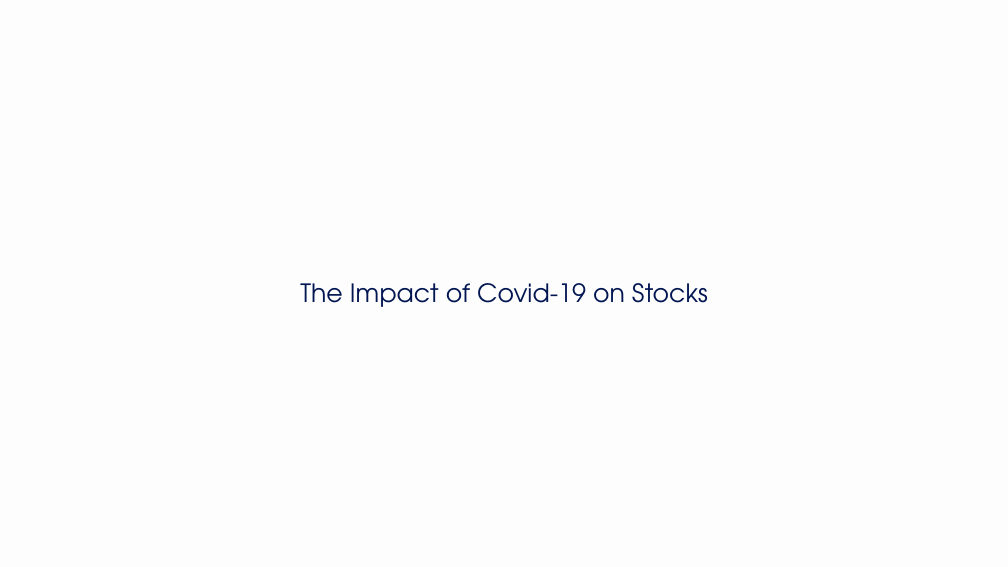
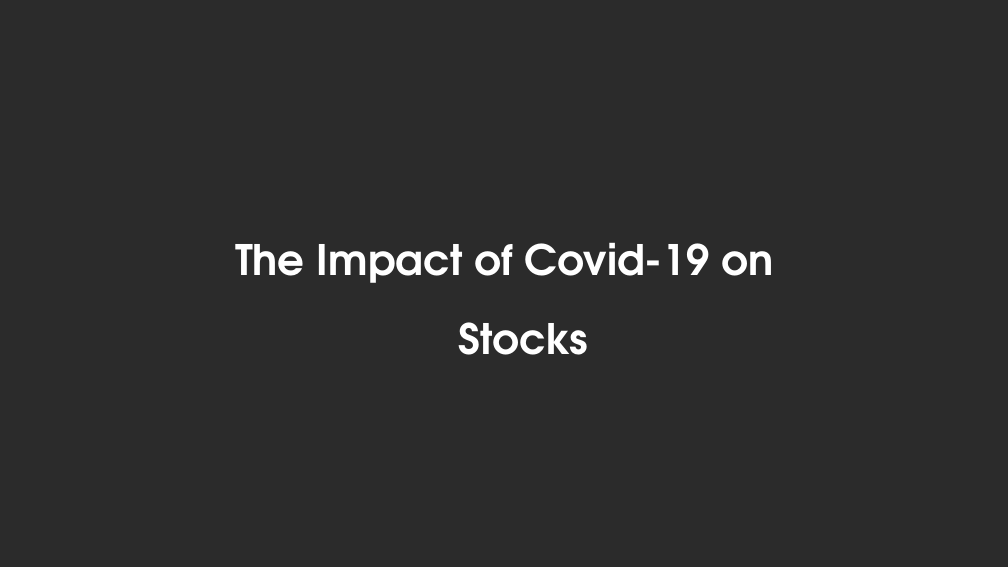
Before and after one commit to NikitaCase/stocks-vs-covid, a slide deck: slide 1 of stocksvscovid/Project 3 V1.pptx. Drawn at 1008x567 pixels with LibreOffice and Linux fonts; fonts in the diff are those of the drawing; background and template pictures are left out; a plain dark background stands for a picture behind light text. Boxes give left, top, right and bottom in pixels: in the first picture for what was removed or moved away, otherwise in the second. Text is boxed around its words. In the diff, an @@ line names an element or a change of style, - is before the commit and + after.

```diff
--- a/stocksvscovid/Project 3 V1.pptx
+++ b/stocksvscovid/Project 3 V1.pptx
@@ background #F2F2F2 at 10% opacity to picture (left out) @@
@@ text "The Impact of Covid-19 on ...": place and size @@
-text "The Impact of Covid-19 on ..." at <box>300,283,708,307</box>
+text "The Impact of Covid-19 on ..." at <box>235,242,773,355</box>
@@ text "The Impact of Covid-19 on ..." at <box>235,242,773,355</box>: size 24 to 40 pt, text colour #021652 to #FFFFFF, bold on @@
```
Also in this commit, not shown: 17 other slides changed, 1 slide added.
